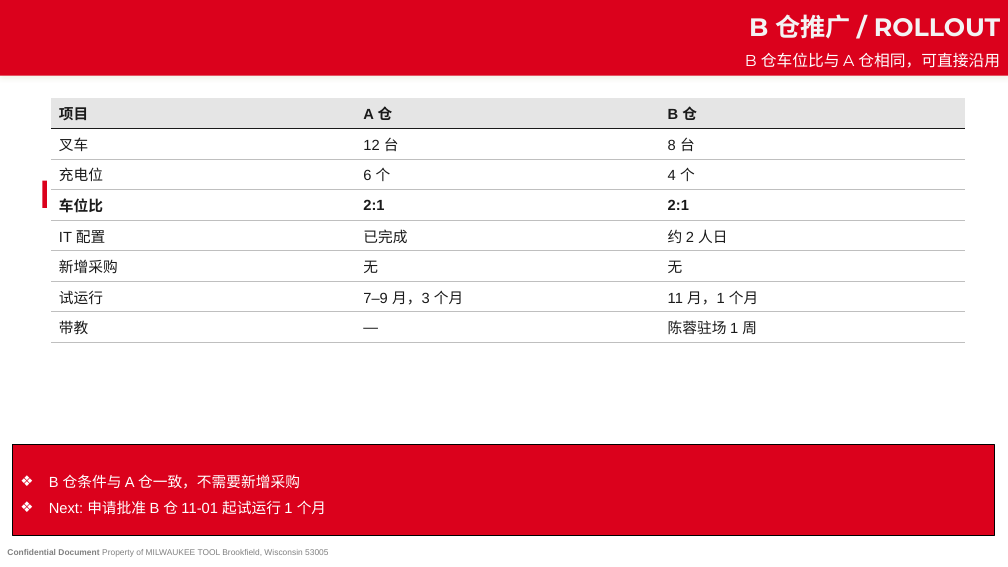
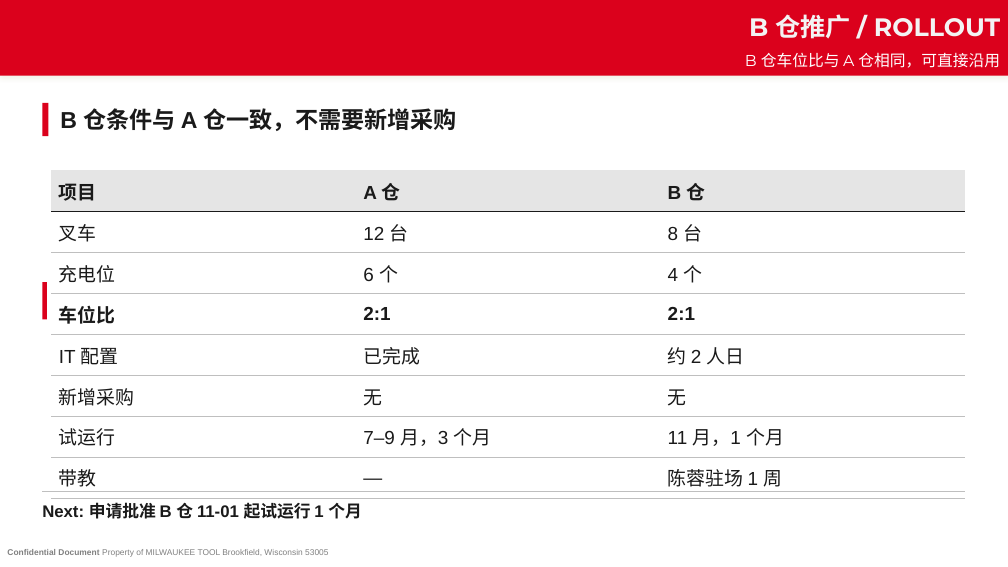
Before and after one commit to WangYiTao0/myskills, a slide deck: slide 7 of docs/trials/2026-10-14-ppt-workflow/deck.pptx. Drawn at 1008x567 pixels with LibreOffice and Linux fonts; fonts in the diff are those of the drawing; background and template pictures are left out. Boxes give left, top, right and bottom in pixels: in the first picture for what was removed or moved away, otherwise in the second. Text is boxed around its words. In the diff, an @@ line names an element or a change of style, - is before the commit and + after.

```diff
--- a/docs/trials/2026-10-14-ppt-workflow/deck.pptx
+++ b/docs/trials/2026-10-14-ppt-workflow/deck.pptx
@@ rectangle added at (42, 103, 48, 136), fill #DB011C @@
@@ text added at (60, 108, 457, 131), 22 pt, text #1A1A1A, bold @@
+B 仓条件与 A 仓一致，不需要新增采购
@@ table at (51, 170, 966, 491) @@
@@ size 14 to 18 pt @@
@@ table: place and size @@
-table at (51, 98, 966, 338)
+table at (51, 170, 966, 491)
@@ rectangle: place and size @@
-rectangle at (42, 181, 47, 208)
+rectangle at (42, 282, 47, 319)
@@ text at (49, 474, 300, 489): paragraph removed @@
-❖ B 仓条件与 A 仓一致，不需要新增采购
@@ text "Next: 申请批准 B 仓 11-01 ...": place and size @@
-text "Next: 申请批准 B 仓 11-01 ..." at (13, 445, 995, 535)
+text "Next: 申请批准 B 仓 11-01 ..." at (42, 502, 362, 519)
@@ text "Next: 申请批准 B 仓 11-01 ..." at (42, 502, 362, 519): size 14 to 16 pt, text colour #FFFFFF to #1A1A1A, bold on; bullet ❖ to none; line spacing 1.5 to 1; fill #DB011C to none; outline #000000 0.75 pt to none @@
@@ line added from (42, 492) to (965, 492), #BFBFBF 0.75 pt @@
```
Also in this commit, not shown: 5 other slides changed, 4 other files.
